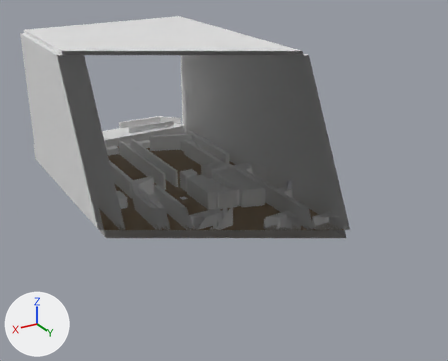
The Blender file assets/src/dragonwar.blend: old version first, new version second.
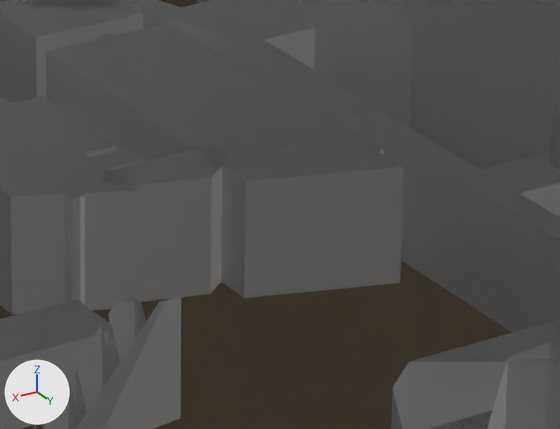
There are two pictures of each version: one whole from a camera (50 mm lens) standing at (0.966, 1.9, 0.724) and looking at (0.186, 0.599, 0.074), one close up on the part from 46% to 64% of the width and 45% to 63% of the height. Lighting does not change. The marker at lower left points along +X, +Y and +Z. The last two pictures show the newer version. Everything nearer to the camera than a plane just in front of the edit is cut away.

Names of what the first close-up shows: 'col_dragon_bank_backstop', 'col_dragon_leg_l', 'col_dragon_leg_r', 'col_lock_ceiling', 'col_lock_ceiling_west_fill', 'col_loop_l', 'col_loop_l_return', 'col_pop_1', 'col_wall_left', 'sw_dragon_body_l', 'sw_pop_1', 'vis_playfield' and 23 more.
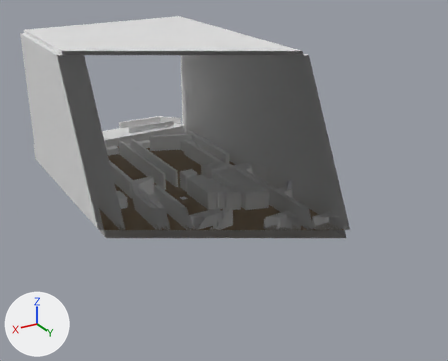
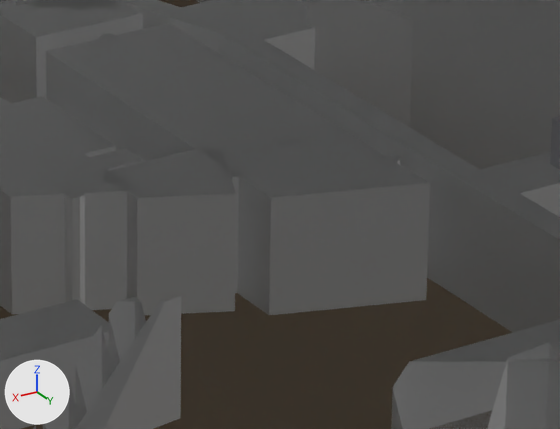
The change, as a list of edits to the scene's bpy script:
```text
Change me_col_lock_ceiling:
    used by ob_col_lock_ceiling; parent = ob_playfield_root; location = (0.0, 0.0, 0.0)
    remove me_col_lock_ceiling.from_pydata(...)  # 10 vertices, 7 faces; spans x 0.146..0.194, y 0.598..0.624, z 0.0..0.05
    add me_col_lock_ceiling.from_pydata(...)  # 10 vertices, 7 faces; spans x 0.146..0.194, y 0.598..0.642, z 0.0..0.05
    me_col_lock_ceiling part 2
    me_col_lock_ceiling.vertices[2].co: (0.194, 0.614, 0.0) -> (0.194, 0.626, 0.0)
    me_col_lock_ceiling.vertices[3].co: (0.1594, 0.624, 0.0) -> (0.1594, 0.642, 0.0)  # pixel (210, 294) -> pixel (234, 311)
    me_col_lock_ceiling.vertices[7].co: (0.194, 0.614, 0.05) -> (0.194, 0.626, 0.05)  # pixel (121, 187) -> pixel (137, 198)
    me_col_lock_ceiling.vertices[8].co: (0.1594, 0.624, 0.05) -> (0.1594, 0.642, 0.05)  # pixel (211, 177) -> pixel (236, 193)
Change me_col_lock_ceiling_west_fill:
    used by ob_col_lock_ceiling_west_fill; parent = ob_playfield_root; location = (0.0, 0.0, 0.0)
    before: 2 (0.09, 0.654, 0.0) at pixel (400, 282), 3 (0.15, 0.634, 0.0) at pixel (244, 298), 6 (0.09, 0.654, 0.05) at pixel (403, 166), 7 (0.15, 0.634, 0.05) at pixel (245, 181)
    remove me_col_lock_ceiling_west_fill.from_pydata(...)  # 8 vertices, 6 faces; spans x 0.09..0.15, y 0.598..0.654, z 0.0..0.05
    add me_col_lock_ceiling_west_fill.from_pydata(...)  # 8 vertices, 6 faces; spans x 0.09..0.15, y 0.598..0.672, z 0.0..0.05
    me_col_lock_ceiling_west_fill part 1
    add for i in [2, 3, 6, 7]: me_col_lock_ceiling_west_fill.vertices[i].co += Vector((0.0, 0.018, 0.0))
```

Changed parts and their boxes (x1, y1, x2, y2) in the close-ups (560 x 429 px):
'col_lock_ceiling_west_fill', reshaped (14% wider, 10% taller): before (198, 135, 403, 298); after (197, 135, 430, 315)
'col_lock_ceiling', reshaped (8% wider, 8% taller): before (100, 147, 226, 302); after (100, 147, 236, 315)
